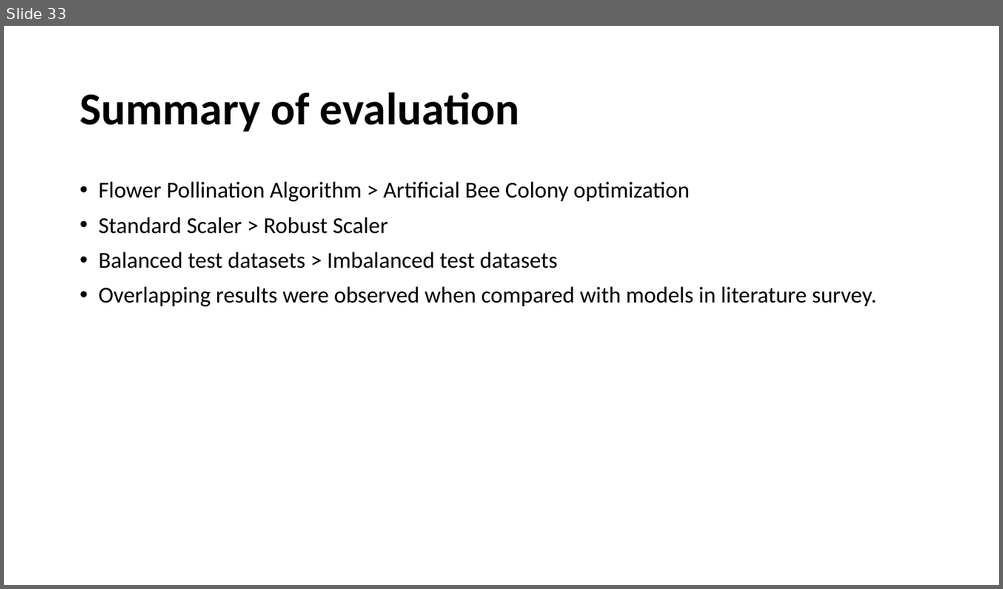
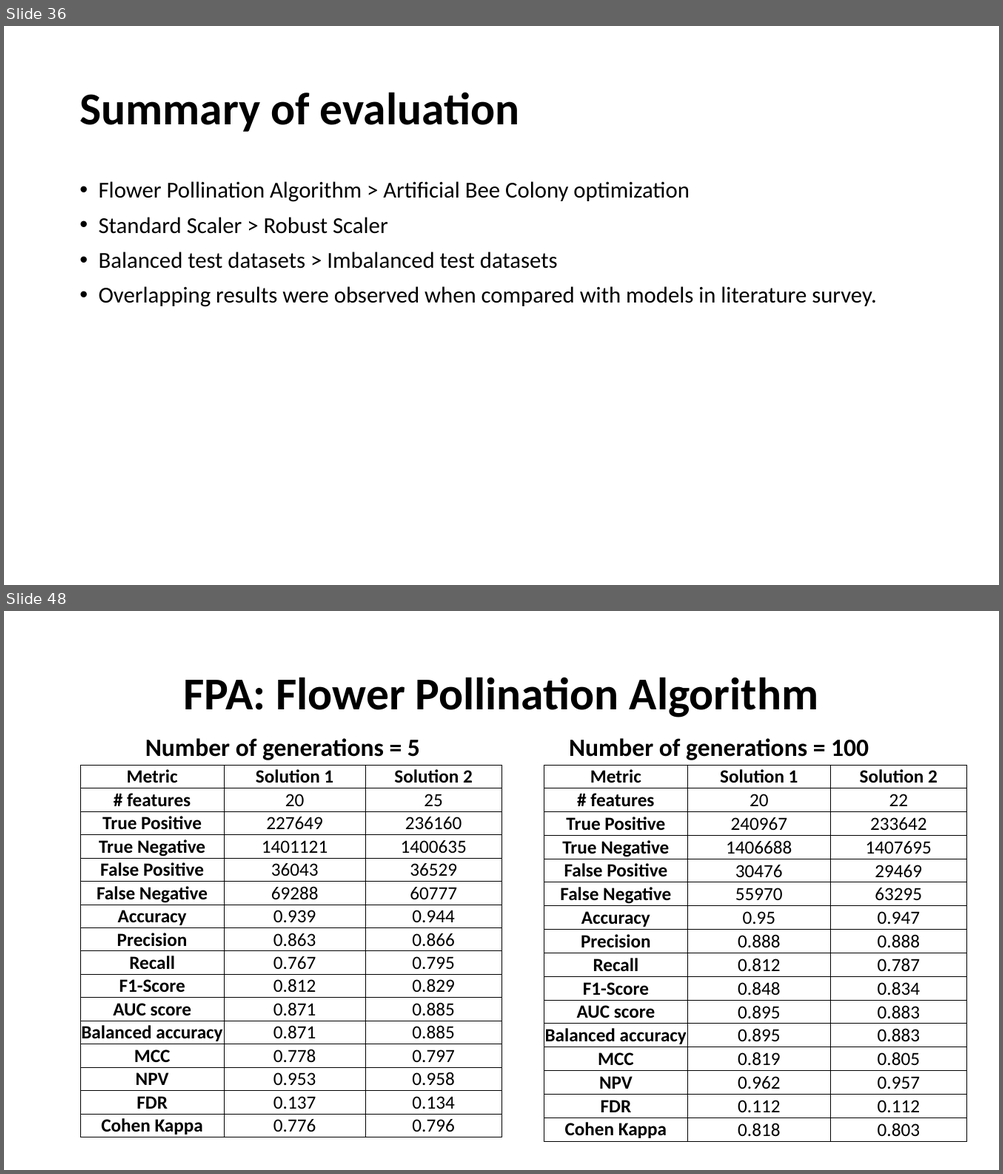
Before and after one commit to taruchit/BITS_dissertation, a slide deck: Documentation/Final_document/To Establish Baseline for Threat Detection.pptx. Shown one above the other, each under a label of ours: slide 33 before the commit, slides 36 and 48 after it; the slides between them are not shown. The pictures are 1003x589 and 1003x1174 pixels, drawn with LibreOffice and Linux fonts; fonts in the diff are those of the drawing. Boxes give left, top, right and bottom in pixels: in the first picture for what was removed or moved away, otherwise in the second. Text is boxed around its words. In the diff, an @@ line names an element or a change of style, - is before the commit and + after.

```diff
--- a/Documentation/Final_document/To Establish Baseline for Threat Detection.pptx
+++ b/Documentation/Final_document/To Establish Baseline for Threat Detection.pptx
@@ slide 48 added at (4,611,999,1170), background #FFFFFF @@
@@ title added at (183,677,818,718), 44 pt, text #000000, bold @@
+FPA: Flower Pollination Algorithm
@@ text added at (145,738,420,760), 24 pt, text #000000, bold @@
+Number of generations = 5
@@ text added at (569,738,868,760), 24 pt, text #000000, bold @@
+Number of generations = 100
@@ table added at (81,765,502,1138), 16 rows, 3 columns @@
+Metric | Solution 1 | Solution 2
+# features | 20 | 25
+True Positive | 227649 | 236160
+True Negative | 1401121 | 1400635
+False Positive | 36043 | 36529
+False Negative | 69288 | 60777
+Accuracy | 0.939 | 0.944
+Precision | 0.863 | 0.866
+Recall | 0.767 | 0.795
+F1-Score | 0.812 | 0.829
+AUC score | 0.871 | 0.885
+Balanced accuracy | 0.871 | 0.885
+MCC | 0.778 | 0.797
+NPV | 0.953 | 0.958
+FDR | 0.137 | 0.134
+Cohen Kappa | 0.776 | 0.796
@@ table added at (543,765,967,1142), 16 rows, 3 columns @@
+Metric | Solution 1 | Solution 2
+# features | 20 | 22
+True Positive | 240967 | 233642
+True Negative | 1406688 | 1407695
+False Positive | 30476 | 29469
+False Negative | 55970 | 63295
+Accuracy | 0.95 | 0.947
+Precision | 0.888 | 0.888
+Recall | 0.812 | 0.787
+F1-Score | 0.848 | 0.834
+AUC score | 0.895 | 0.883
+Balanced accuracy | 0.895 | 0.883
+MCC | 0.819 | 0.805
+NPV | 0.962 | 0.957
+FDR | 0.112 | 0.112
+Cohen Kappa | 0.818 | 0.803
@@ what was slide 33 is now slide 36 @@
```
Also in this commit, not shown: 6 slides changed, 44 other slides added.
